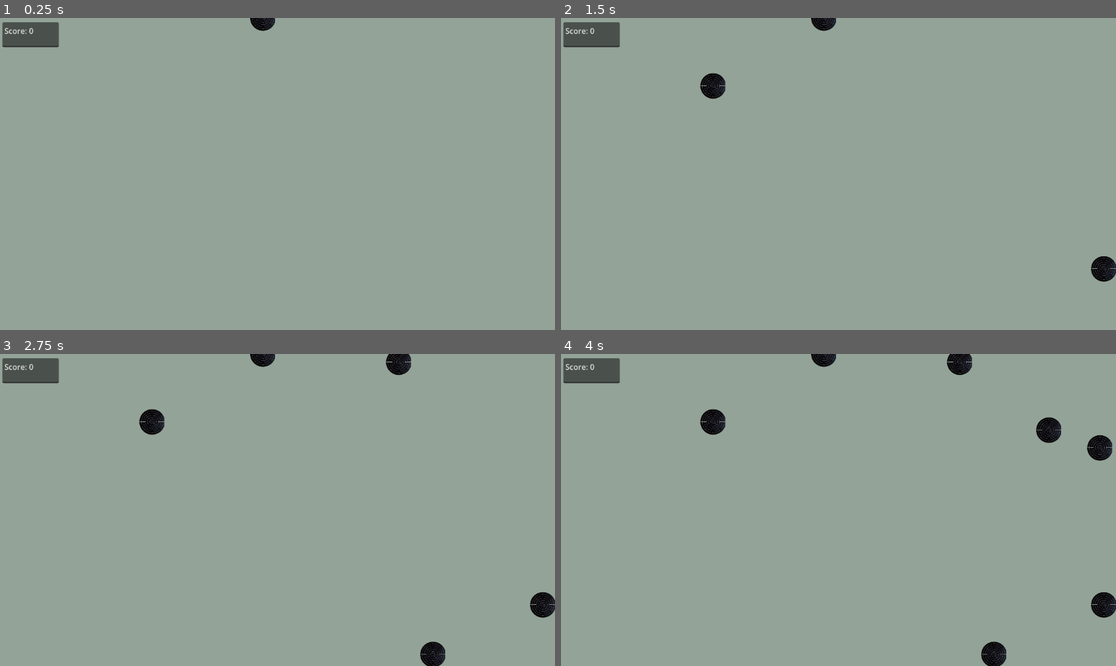
Above: before the commit, frames 1-4 (two rows, left to right).
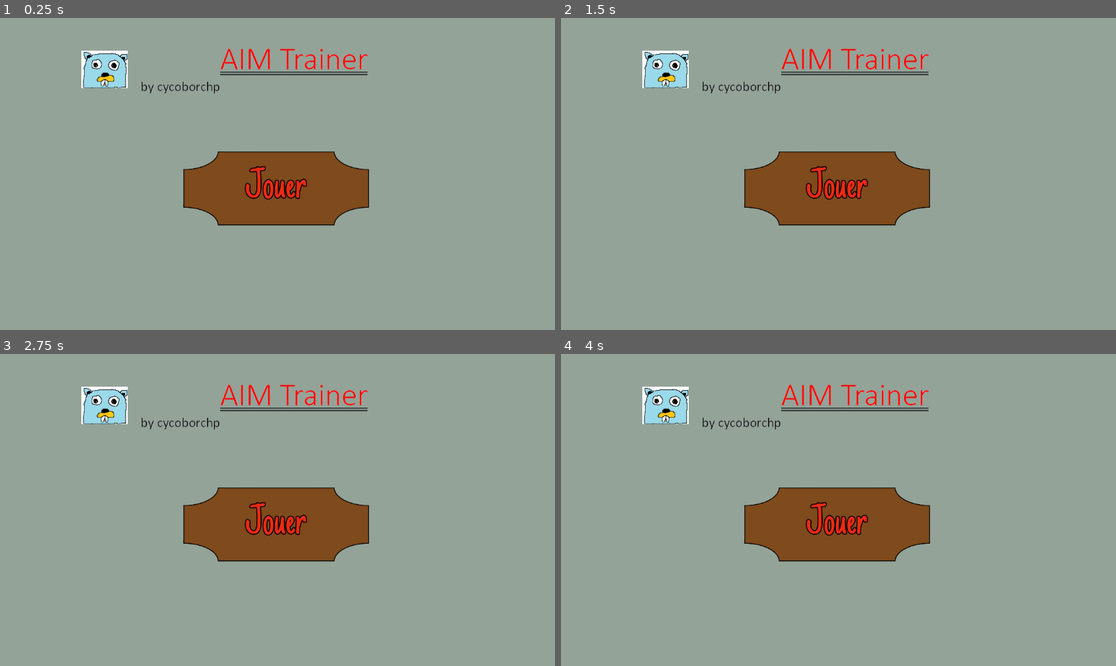
Above: after the commit, the same moments.

Repository: joaberch/godot-2playerGame
Game: Godot game, scene res://menu.tscn
Two runs of this game, one before a commit and one after it. Both use one fixed random seed, a clock stepped at 60 frames per second and the inputs below. Before the commit the project starts from res://playground.tscn.
Inputs (mouse positions are in pixels of both pictures, inside the frame that each line leads up to):
- Up to frame 1 (0.25 s): no input
- Up to frame 2 (1.5 s): tap Enter at 0.5 s; move the mouse to (960, 158) at 0.52 s; click (960, 158) at 0.6 s; tap Space at 1.25 s; move the mouse to (727, 189) at 1.27 s; click (727, 189) at 1.35 s
- Up to frame 3 (2.75 s): move the mouse to (333, 441) at 2.02 s; click (333, 441) at 2.1 s
- Up to frame 4 (4 s): move the mouse to (810, 572) at 2.77 s; click (810, 572) at 2.85 s; move the mouse to (1005, 556) at 3.52 s; click (1005, 556) at 3.6 s

The runs differ from the first frame. In frame 1, 9.8% of the frame differs, in the area x 0-67%, y 0-67%; in frame 2, 10%; in frame 3, 11%; in frame 4, 11%, in the area x 0-100%, y 0-100%.

Commit message:
Adding a simple menu

Diff:
--- /dev/null
+++ b/godot/menu.tscn
@@ -0,0 +1,29 @@
+[gd_scene load_steps=6 format=3 uid="uid://0g3lgbq42eps"]
+
+[ext_resource type="Texture2D" uid="uid://e5mh2njsn6u5" path="res://img/background.png" id="1_5aika"]
+[ext_resource type="Texture2D" uid="uid://dl2h6lr0ali2j" path="res://img/Title.png" id="2_y2tps"]
+[ext_resource type="Texture2D" uid="uid://y1mb53bakjnv" path="res://img/go.png" id="3_qk6yw"]
+[ext_resource type="Texture2D" uid="uid://c2ndkiw250e00" path="res://img/Jouer-button.png" id="4_w6c6k"]
+[ext_resource type="Script" path="res://script/Jouer-button.gd" id="5_2h35u"]
+
+[node name="Menu" type="Node2D"]
+
+[node name="Background" type="Sprite2D" parent="."]
+position = Vector2(578, 335)
+scale = Vector2(10.2034, 7.73333)
+texture = ExtResource("1_5aika")
+
+[node name="Title" type="Sprite2D" parent="."]
+position = Vector2(530, 108)
+texture = ExtResource("2_y2tps")
+
+[node name="Go" type="Sprite2D" parent="."]
+position = Vector2(217, 107)
+scale = Vector2(1.01948, 1.01948)
+texture = ExtResource("3_qk6yw")
+
+[node name="Jouer-button" type="Sprite2D" parent="."]
+position = Vector2(577, 352)
+scale = Vector2(0.547839, 0.547839)
+texture = ExtResource("4_w6c6k")
+script = ExtResource("5_2h35u")
--- a/godot/playground.tscn
+++ b/godot/playground.tscn
@@ -23,6 +23,7 @@
 script = ExtResource("4_u87fm")
 
 [node name="TextEdit" parent="Control" instance=ExtResource("4_88q4k")]
+layout_mode = 0
 offset_left = 5.0
 offset_top = 9.0
 offset_right = 122.0
--- a/godot/project.godot
+++ b/godot/project.godot
@@ -11,7 +11,7 @@
 [application]
 
 config/name="Godot"
-run/main_scene="res://playground.tscn"
+run/main_scene="res://menu.tscn"
 config/features=PackedStringArray("4.1", "Forward Plus")
 config/icon="res://img/cible.png"
 
--- /dev/null
+++ b/godot/script/Jouer-button.gd
@@ -0,0 +1,28 @@
+extends Sprite2D
+
+var click_radius = 200.0
+var simultaneous_scene = preload("res://playground.tscn").instantiate()
+
+# Called when the node enters the scene tree for the first time.
+func _ready():
+	pass # Replace with function body.
+
+
+# Called every frame
+func _process(delta):
+	if Input.is_action_just_pressed("mouse_click"):
+		var mouse_pos = get_local_mouse_position()
+
+		#Getting the coordinate of the button play
+		var rect = get_rect() #Get the border of the object
+		var rect_min = rect.position #Get the top left position
+		var rect_max = rect.position + rect.size #Get the bottom right position
+
+		#if the play click inside the button
+		if (mouse_pos.x >= rect_min.x && mouse_pos.x <= rect_max.x && mouse_pos.y >= rect_min.y && mouse_pos.y <= rect_max.y):
+			play()
+
+func play():
+	# This is like autoloading the scene, only
+	# it happens after already loading the main scene.
+	get_tree().root.add_child(simultaneous_scene)
--- a/godot/text_edit.tscn
+++ b/godot/text_edit.tscn
@@ -19,5 +19,4 @@
 offset_left = 2.0
 offset_right = 119.0
 offset_bottom = 52.0
-text = "Score : "
 script = SubResource("GDScript_o3fb4")
Binary file added: godot/img/Jouer-button.png
Not shown, added: godot/img/Jouer-button.png.import
Binary file added: godot/img/Title.png
Not shown, added: godot/img/Title.png.import
